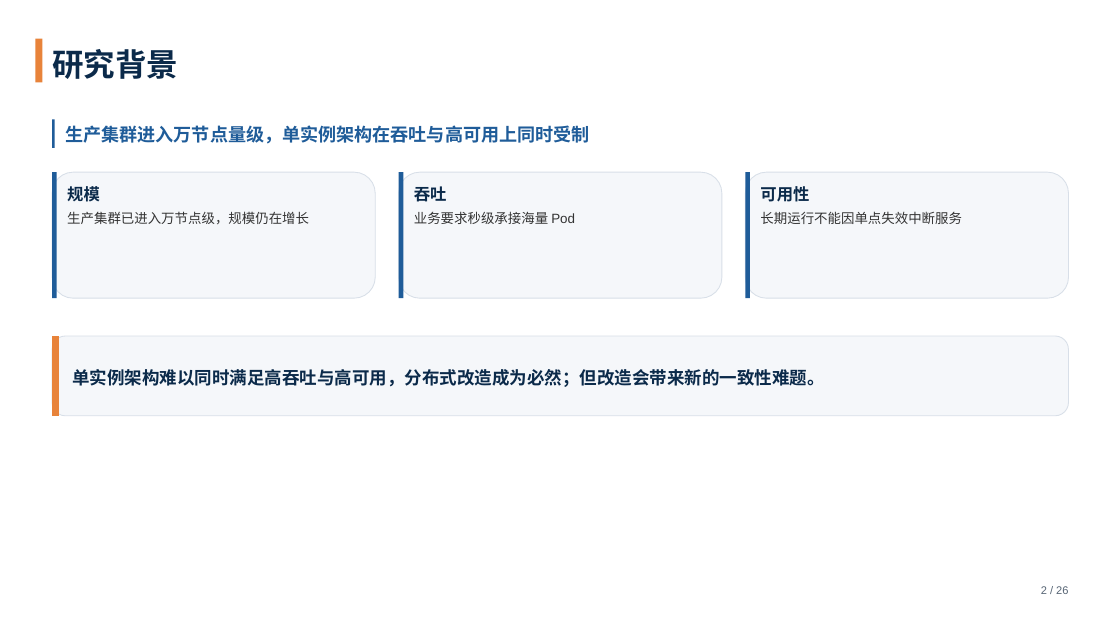
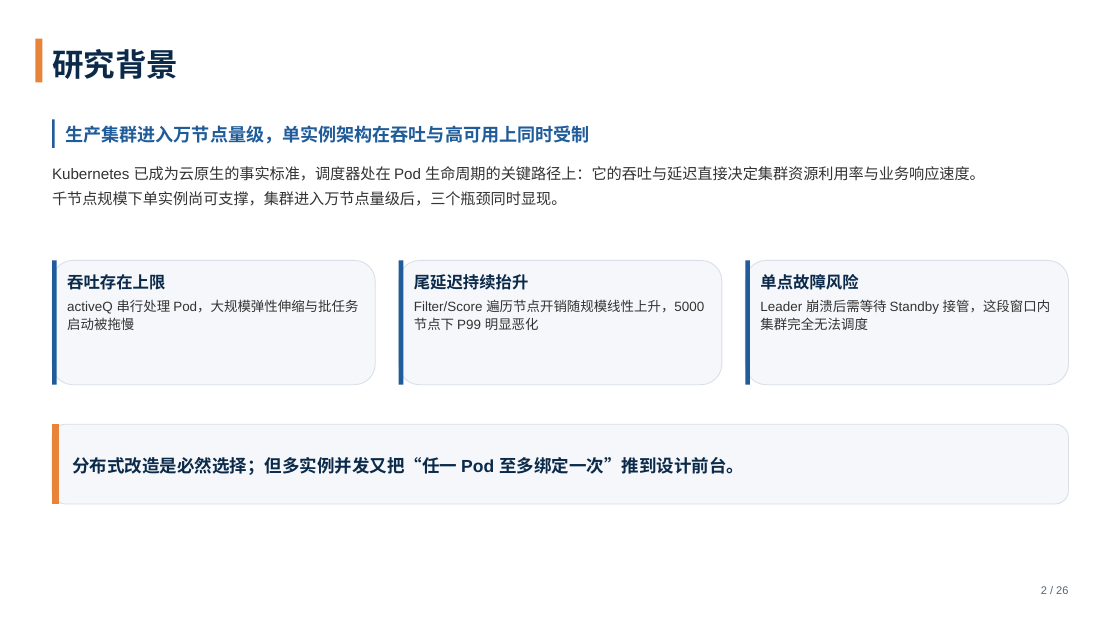
Before and after one commit to tengfei86/godel-scheduler, a slide deck: slide 2 of docs/thesis/defense/答辩PPT-基于etcd的分布式Kubernetes调度器.pptx. Drawn at 1120x630 pixels with LibreOffice and Linux fonts; fonts in the diff are those of the drawing. Boxes give left, top, right and bottom in pixels: in the first picture for what was removed or moved away, otherwise in the second. Text is boxed around its words. In the diff, an @@ line names an element or a change of style, - is before the commit and + after.

```diff
--- a/docs/thesis/defense/答辩PPT-基于etcd的分布式Kubernetes调度器.pptx
+++ b/docs/thesis/defense/答辩PPT-基于etcd的分布式Kubernetes调度器.pptx
@@ text added at box(52, 166, 985, 206), 13 pt, text #333333 @@
+Kubernetes 已成为云原生的事实标准，调度器处在 Pod 生命周期的关键路径上：它的吞吐与延迟直接决定集群资源利用率与业务响应速度。千节点规模下单实例尚可支撑，集群进入万节点量级后，三个瓶颈同时显现。
@@ text removed at box(67, 186, 309, 224) @@
-规模
-生产集群已进入万节点级，规模仍在增长
@@ text removed at box(414, 186, 575, 224) @@
-吞吐
-业务要求秒级承接海量 Pod
@@ text removed at box(760, 186, 962, 224) @@
-可用性
-长期运行不能因单点失效中断服务
@@ 4 rounded rectangles, 4 rectangles: place and size @@
-4 rounded rectangles, 4 rectangles at box(52, 172, 1069, 416)
+4 rounded rectangles, 4 rectangles at box(52, 260, 1069, 504)
@@ text added at box(67, 274, 358, 330), 11.5 pt, text #333333 @@
+吞吐存在上限
+activeQ 串行处理 Pod，大规模弹性伸缩与批任务启动被拖慢
@@ text added at box(414, 274, 704, 330), 11.5 pt, text #333333 @@
+尾延迟持续抬升
+Filter/Score 遍历节点开销随规模线性上升，5000 节点下 P99 明显恶化
@@ text added at box(760, 274, 1050, 330), 11.5 pt, text #333333 @@
+单点故障风险
+Leader 崩溃后需等待 Standby 接管，这段窗口内集群完全无法调度
@@ text removed at box(72, 369, 824, 387) @@
-单实例架构难以同时满足高吞吐与高可用，分布式改造成为必然；但改造会带来新的一致性难题。
@@ text added at box(72, 457, 744, 475), 15 pt, text #0B2A4A, bold @@
+分布式改造是必然选择；但多实例并发又把“任一 Pod 至多绑定一次”推到设计前台。
```
Also in this commit, not shown: 2 other files.
